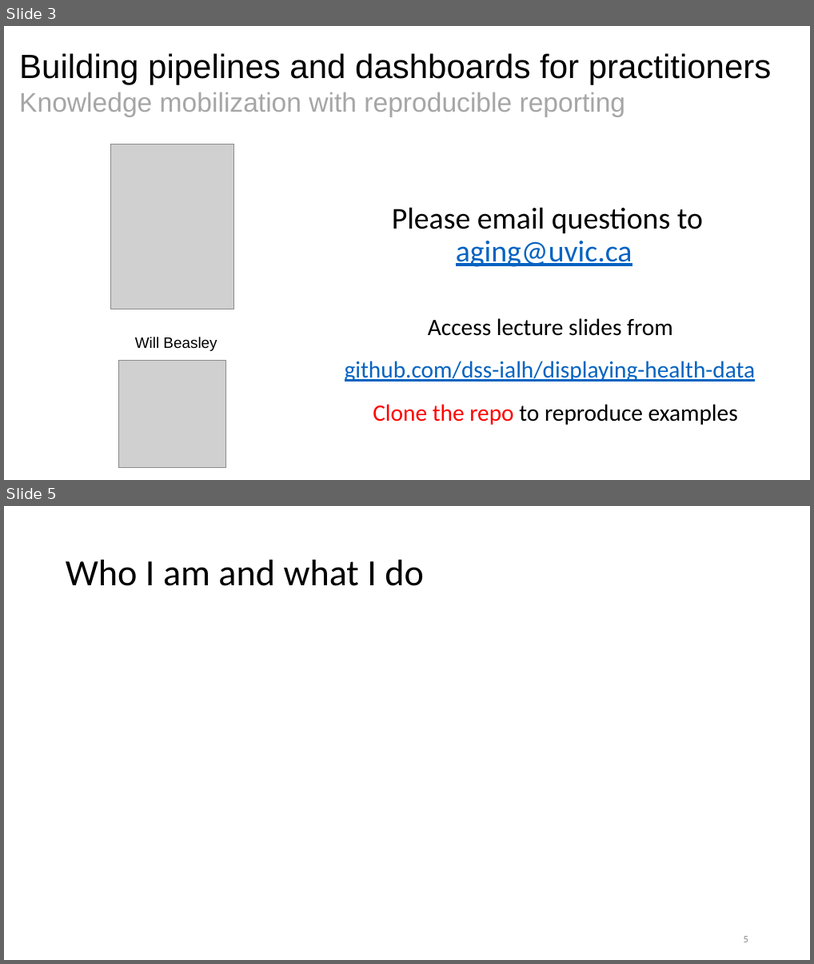
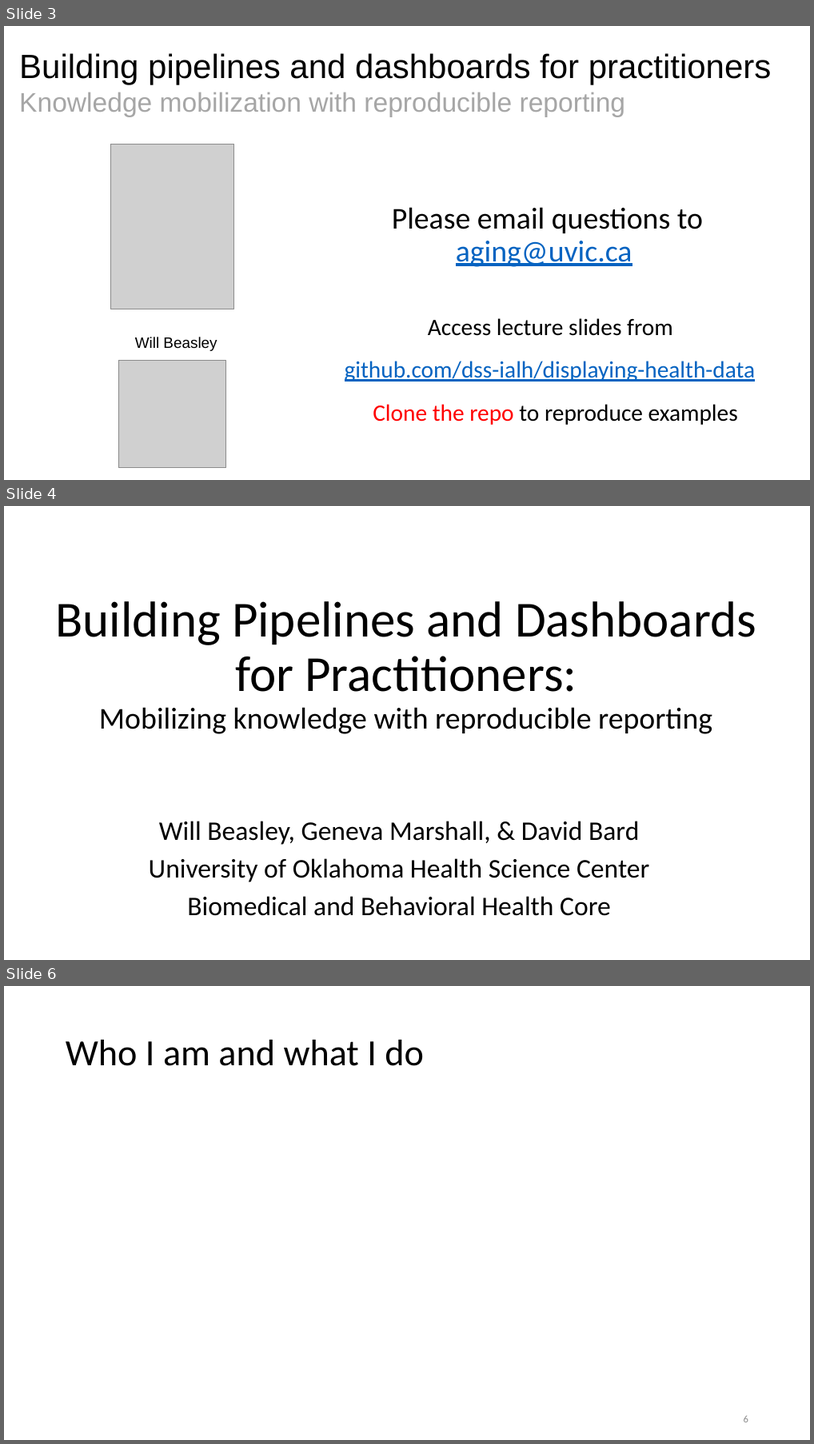
Before and after one commit to dss-ialh/displaying-health-data, a slide deck: documentation/products/beasley/dhd-2018-uvic-3-a-beasley-2018-11-29.pptx. Shown one above the other, each under a label of ours: slides 3 and 5 before the commit, slides 3, 4 and 6 after it; the slides between them are not shown. The pictures are 814x964 and 814x1444 pixels, drawn with LibreOffice and Linux fonts; fonts in the diff are those of the drawing; grey boxes stand for pictures. Boxes give left, top, right and bottom in pixels: in the first picture for what was removed or moved away, otherwise in the second. Text is boxed around its words. In the diff, an @@ line names an element or a change of style, - is before the commit and + after.

```diff
--- a/documentation/products/beasley/dhd-2018-uvic-3-a-beasley-2018-11-29.pptx
+++ b/documentation/products/beasley/dhd-2018-uvic-3-a-beasley-2018-11-29.pptx
@@ slide 4 added at bbox=[4, 506, 810, 960], background #FFFFFF @@
@@ title added at bbox=[55, 601, 757, 734], 60 pt, text #000000 @@
+Building Pipelines and Dashboards for Practitioners:
+Mobilizing knowledge with reproducible reporting
@@ subtitle added at bbox=[149, 820, 650, 916], 32 pt, text #000000 @@
+Will Beasley, Geneva Marshall, & David Bard
+University of Oklahoma Health Science Center
+Biomedical and Behavioral Health Core
@@ what was slide 5 is now slide 6 @@
```
Also in this commit, not shown: 6 slides changed, 13 other slides added, 6 slides removed.
